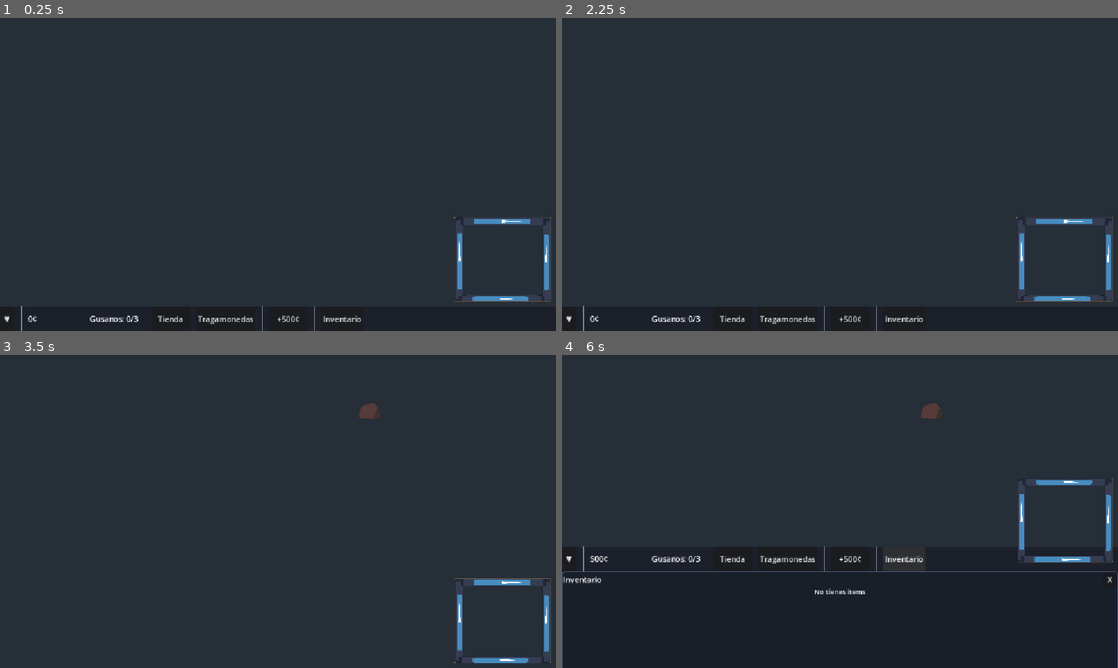
Above: before the commit, frames 1-4 (two rows, left to right).
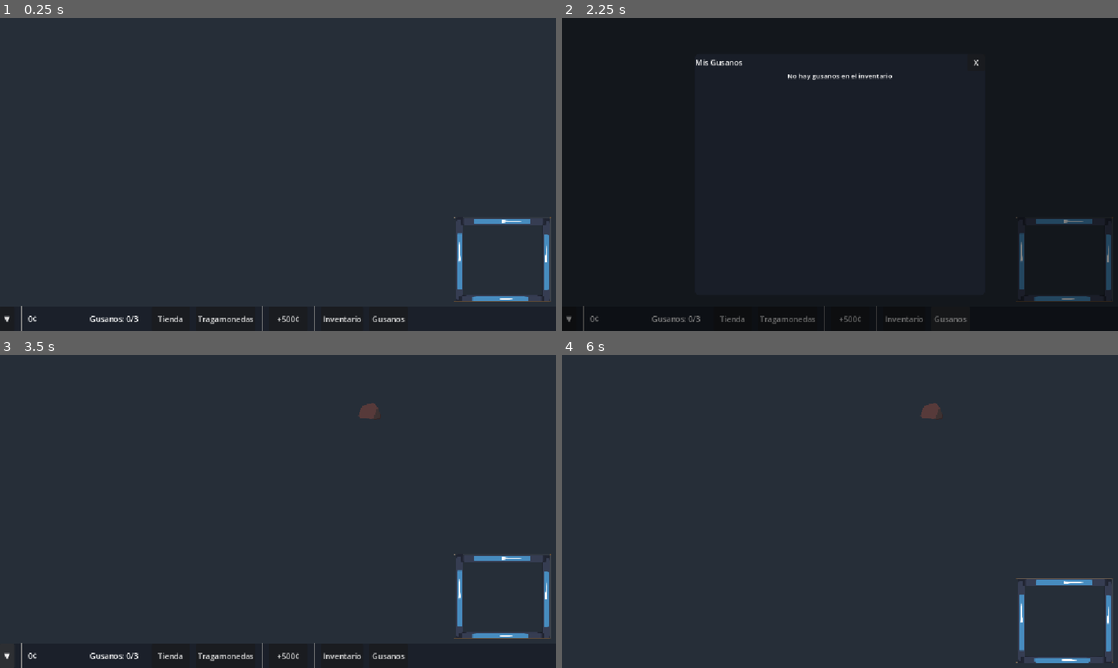
Above: after the commit, the same moments.

Repository: KingPandX/gusanos
Game: Godot game, scene res://main_screen/game_screen.tscn
Same seed, same stepped clock (60 frames per second), same inputs: the game is played once before the commit and once after it. The engine's default icon, where the game draws it, is replaced by a stand-in: a white triangle on a blue panel in a dark square. Sound files missing from this copy of the repository are replaced by a short silence.
Inputs (mouse positions are in pixels of both pictures, inside the frame that each line leads up to):
- Up to frame 1 (0.25 s): no input
- Up to frame 2 (2.25 s): click "Tienda" at 0.5 s; click "X" at 1.25 s; click (951, 318) at 2 s, where only the run after the commit has a clickable "Gusanos"
- Up to frame 3 (3.5 s): click "▼" at 2.75 s
- Up to frame 4 (6 s): click "▲" (after the commit: "▼") at 3.5 s; click (789, 655) at 4.25 s, where only the run before the commit has a clickable "Tragamonedas"; click (851, 655) at 5 s, where only the run before the commit has a clickable "+500¢"; click (906, 655) at 5.75 s, where only the run before the commit has a clickable "Inventario"

The runs differ from the first frame. In frame 1, less than 0.1% of the frame differs, in the area x 66-73%, y 95-98%; in frame 2, 53%, in the area x 0-100%, y 0-100%; in frame 3, 2.3%; in frame 4, 3.5%.

Commit message:
feat: add worm details panel with sprites, stats, and skill descriptions
- New panel accessible via Gusanos button in bottom bar
- Shows animated sprite, name, rarity, HP, damage, speed, attack cooldown
- Displays stat_multiplier bonus for MetalWorm kills
- Lists all skills with names, descriptions, and trigger chances
- Skills use get_display_chance() method for clean UI text

Diff:
--- a/commons/ui/bottom_bar.gd
+++ b/commons/ui/bottom_bar.gd
@@ -7,6 +7,7 @@
 
 const SHOP_MENU_SCENE = preload("res://commons/ui/shop_menu.tscn")
 const WORM_SELECTOR_SCENE = preload("res://commons/ui/worm_selector/worm_selector.tscn")
+const WORM_DETAILS_SCENE = preload("res://commons/ui/worm_details_panel.tscn")
 
 @onready var bg: ColorRect = $BG
 @onready var main_vbox: VBoxContainer = $MainVBox
@@ -19,6 +20,7 @@
 @onready var slot_btn: Button = $MainVBox/BarContainer/SlotBtn
 @onready var give_money_btn: Button = $MainVBox/BarContainer/GiveMoneyBtn
 @onready var inventory_btn: Button = $MainVBox/BarContainer/InventoryBtn
+@onready var worms_btn: Button = $MainVBox/BarContainer/WormsBtn
 @onready var expand_btn: Button = $ExpandBtn
 @onready var inventory_panel: PanelContainer = $MainVBox/InventoryPanel
 @onready var inventory_scroll: ScrollContainer = $MainVBox/InventoryPanel/VBox/Scroll
@@ -32,6 +34,7 @@
 var displayed_money: int = 0
 var shop_menu_instance: Control = null
 var worm_selector_instance: WormSelector = null
+var worm_details_instance: WormDetailsPanel = null
 var pending_item: ItemData = null
 
 func _ready() -> void:
@@ -41,6 +44,7 @@
 	shop_btn.pressed.connect(_on_shop_pressed)
 	slot_btn.pressed.connect(_on_slot_machine_pressed)
 	inventory_btn.pressed.connect(_on_inventory_pressed)
+	worms_btn.pressed.connect(_on_worms_pressed)
 	inventory_close_btn.pressed.connect(_on_inventory_close)
 	give_money_btn.pressed.connect(func(): GlobalManager.add_money(500))
 	GlobalManager.money_changed.connect(_on_money_changed)
@@ -144,6 +148,16 @@
 	inventory_panel.visible = false
 	_update_positions()
 
+func _on_worms_pressed() -> void:
+	if worm_details_instance == null or not is_instance_valid(worm_details_instance):
+		worm_details_instance = WORM_DETAILS_SCENE.instantiate()
+		worm_details_instance.panel_closed.connect(_on_worm_details_closed)
+		get_parent().add_child(worm_details_instance)
+	worm_details_instance.open()
+
+func _on_worm_details_closed() -> void:
+	pass
+
 func _refresh_inventory_panel() -> void:
 	for child in inventory_list.get_children():
 		child.queue_free()
--- a/commons/ui/bottom_bar.tscn
+++ b/commons/ui/bottom_bar.tscn
@@ -112,6 +112,15 @@
 layout_mode = 2
 text = "Inventario"
 
+[node name="WormsBtn" type="Button" parent="MainVBox/BarContainer"]
+custom_minimum_size = Vector2(80, 50)
+layout_mode = 2
+text = "Gusanos"
+
+[node name="Sep6" type="VSeparator" parent="MainVBox/BarContainer"]
+custom_minimum_size = Vector2(2, 50)
+layout_mode = 2
+
 [node name="InventoryPanel" type="PanelContainer" parent="MainVBox"]
 visible = false
 custom_minimum_size = Vector2(0, 200)
--- /dev/null
+++ b/commons/ui/worm_details_panel.gd
@@ -0,0 +1,149 @@
+extends Control
+class_name WormDetailsPanel
+
+signal panel_closed
+
+@onready var bg: ColorRect = $BG
+@onready var panel: PanelContainer = $Panel
+@onready var title_label: Label = $Panel/VBox/Header/Title
+@onready var close_btn: Button = $Panel/VBox/Header/CloseBtn
+@onready var scroll: ScrollContainer = $Panel/VBox/Scroll
+@onready var worm_list: VBoxContainer = $Panel/VBox/Scroll/WormList
+
+func _ready() -> void:
+	bg.gui_input.connect(_on_bg_input)
+	close_btn.pressed.connect(_close)
+	visibility_changed.connect(_on_visibility_changed)
+
+func _on_visibility_changed() -> void:
+	if visible:
+		_refresh_list()
+
+func open() -> void:
+	visible = true
+	_refresh_list()
+
+func _close() -> void:
+	visible = false
+	panel_closed.emit()
+
+func _on_bg_input(event: InputEvent) -> void:
+	if event is InputEventMouseButton and event.pressed:
+		_close()
+
+func _refresh_list() -> void:
+	for child in worm_list.get_children():
+		child.queue_free()
+
+	if Inventory.worms.is_empty():
+		var label = Label.new()
+		label.text = "No hay gusanos en el inventario"
+		label.horizontal_alignment = HORIZONTAL_ALIGNMENT_CENTER
+		label.add_theme_font_size_override("font_size", 14)
+		worm_list.add_child(label)
+		return
+
+	for worm_data in Inventory.worms:
+		var card = _build_worm_card(worm_data)
+		worm_list.add_child(card)
+
+func _build_worm_card(worm_data: Worm_Data) -> PanelContainer:
+	var card = PanelContainer.new()
+	card.custom_minimum_size = Vector2(0, 100)
+	var style = StyleBoxFlat.new()
+	style.bg_color = Color(0.15, 0.17, 0.22, 0.95)
+	style.set_corner_radius_all(8)
+	style.set_content_margin_all(10)
+	card.add_theme_stylebox_override("panel", style)
+
+	var hbox = HBoxContainer.new()
+	hbox.add_theme_constant_override("separation", 12)
+	card.add_child(hbox)
+
+	var sprite_container = Control.new()
+	sprite_container.custom_minimum_size = Vector2(64, 64)
+	hbox.add_child(sprite_container)
+
+	if worm_data.template and worm_data.template.sprite_frames:
+		var sprite = AnimatedSprite2D.new()
+		sprite.sprite_frames = worm_data.template.sprite_frames
+		sprite.offset = Vector2(worm_data.template.sprite_offset.x, worm_data.template.sprite_offset.y)
+		sprite.scale = Vector2.ONE * worm_data.get_computed_size() * 0.8
+		sprite.play("default")
+		sprite.position = Vector2(32, 32)
+		sprite_container.add_child(sprite)
+
+	var info = VBoxContainer.new()
+	info.size_flags_horizontal = Control.SIZE_EXPAND_FILL
+	hbox.add_child(info)
+
+	var name_hbox = HBoxContainer.new()
+	info.add_child(name_hbox)
+
+	var rarity_color = Rarity.get_rarity_color(worm_data.rarity)
+	var name_label = Label.new()
+	name_label.text = worm_data.template.worm_name if worm_data.template else "Gusano"
+	name_label.add_theme_font_size_override("font_size", 14)
+	name_label.add_theme_color_override("font_color", rarity_color)
+	name_hbox.add_child(name_label)
+
+	var rarity_label = Label.new()
+	rarity_label.text = "[%s]" % Rarity.get_rarity_name(worm_data.rarity)
+	rarity_label.add_theme_font_size_override("font_size", 12)
+	rarity_label.add_theme_color_override("font_color", rarity_color)
+	name_hbox.add_child(rarity_label)
+
+	var stats_grid = HBoxContainer.new()
+	stats_grid.add_theme_constant_override("separation", 16)
+	info.add_child(stats_grid)
+
+	var hp_label = Label.new()
+	hp_label.text = "HP: %.0f" % worm_data.get_computed_hp_max()
+	hp_label.add_theme_font_size_override("font_size", 11)
+	hp_label.add_theme_color_override("font_color", Color(0.8, 0.3, 0.3))
+	stats_grid.add_child(hp_label)
+
+	var dmg_label = Label.new()
+	dmg_label.text = "Daño: %.0f" % worm_data.get_computed_damage()
+	dmg_label.add_theme_font_size_override("font_size", 11)
+	dmg_label.add_theme_color_override("font_color", Color(1.0, 0.6, 0.2))
+	stats_grid.add_child(dmg_label)
+
+	var spd_label = Label.new()
+	spd_label.text = "Vel: %.0f" % worm_data.get_computed_speed()
+	spd_label.add_theme_font_size_override("font_size", 11)
+	spd_label.add_theme_color_override("font_color", Color(0.4, 0.8, 1.0))
+	stats_grid.add_child(spd_label)
+
+	var cd_label = Label.new()
+	cd_label.text = "CD: %.1fs" % worm_data.get_computed_cooldown_attack()
+	cd_label.add_theme_font_size_override("font_size", 11)
+	cd_label.add_theme_color_override("font_color", Color(0.7, 0.7, 0.7))
+	stats_grid.add_child(cd_label)
+
+	if worm_data.stat_multiplier > 1.0:
+		var mult_label = Label.new()
+		mult_label.text = "x%.1f" % worm_data.stat_multiplier
+		mult_label.add_theme_font_size_override("font_size", 11)
+		mult_label.add_theme_color_override("font_color", Color(1.0, 0.9, 0.0))
+		stats_grid.add_child(mult_label)
+
+	if not worm_data.skills.is_empty():
+		var skill_sep = HSeparator.new()
+		skill_sep.add_theme_constant_override("separation", 4)
+		info.add_child(skill_sep)
+
+		var skill_container = VBoxContainer.new()
+		skill_container.add_theme_constant_override("separation", 2)
+		info.add_child(skill_container)
+
+		for skill in worm_data.skills:
+			var skill_label = Label.new()
+			var chance_text = skill.get_display_chance()
+			skill_label.text = "[color=#ffd700]%s[/color]%s: %s" % [skill.skill_name, chance_text, skill.description]
+			skill_label.add_theme_font_size_override("font_size", 10)
+			skill_label.autowrap_mode = TextServer.AUTOWRAP_WORD
+			skill_label.bbcode_enabled = true
+			skill_container.add_child(skill_label)
+
+	return card
--- /dev/null
+++ b/commons/ui/worm_details_panel.tscn
@@ -0,0 +1,74 @@
+[gd_scene format=3 uid="uid://c5d8k2nax7w4"]
+
+[ext_resource type="Script" path="res://commons/ui/worm_details_panel.gd" id="1_script"]
+
+[sub_resource type="StyleBoxFlat" id="StyleBoxFlat_panel"]
+bg_color = Color(0.1, 0.12, 0.16, 0.92)
+corner_radius_top_left = 8
+corner_radius_top_right = 8
+corner_radius_bottom_left = 8
+corner_radius_bottom_right = 8
+
+[node name="WormDetailsPanel" type="Control" unique_id=1000000001]
+z_index = 20
+layout_mode = 3
+anchors_preset = 15
+anchor_right = 1.0
+anchor_bottom = 1.0
+grow_horizontal = 2
+grow_vertical = 2
+visible = false
+script = ExtResource("1_script")
+
+[node name="BG" type="ColorRect" parent="."]
+layout_mode = 3
+anchors_preset = 15
+anchor_right = 1.0
+anchor_bottom = 1.0
+grow_horizontal = 2
+grow_vertical = 2
+color = Color(0, 0, 0, 0.5)
+
+[node name="Panel" type="PanelContainer" parent="." unique_id=1000000002]
+layout_mode = 0
+anchor_left = 0.5
+anchor_top = 0.5
+anchor_right = 0.5
+anchor_bottom = 0.5
+offset_left = -300.0
+offset_top = -250.0
+offset_right = 300.0
+offset_bottom = 250.0
+grow_horizontal = 2
+grow_vertical = 2
+theme_override_styles/panel = SubResource("StyleBoxFlat_panel")
+
+[node name="VBox" type="VBoxContainer" parent="Panel" unique_id=1000000003]
+layout_mode = 2
+theme_override_constants/separation = 0
+
+[node name="Header" type="HBoxContainer" parent="Panel/VBox" unique_id=1000000004]
+custom_minimum_size = Vector2(0, 36)
+layout_mode = 2
+theme_override_constants/separation = 8
+
+[node name="Title" type="Label" parent="Panel/VBox/Header" unique_id=1000000005]
+layout_mode = 2
+size_flags_horizontal = 3
+text = "Mis Gusanos"
+vertical_alignment = 1
+
+[node name="CloseBtn" type="Button" parent="Panel/VBox/Header" unique_id=1000000006]
+custom_minimum_size = Vector2(36, 36)
+layout_mode = 2
+text = "X"
+
+[node name="Scroll" type="ScrollContainer" parent="Panel/VBox" unique_id=1000000007]
+custom_minimum_size = Vector2(0, 214)
+layout_mode = 2
+size_flags_vertical = 3
+
+[node name="WormList" type="VBoxContainer" parent="Panel/VBox/Scroll" unique_id=1000000008]
+layout_mode = 2
+size_flags_horizontal = 3
+theme_override_constants/separation = 6
